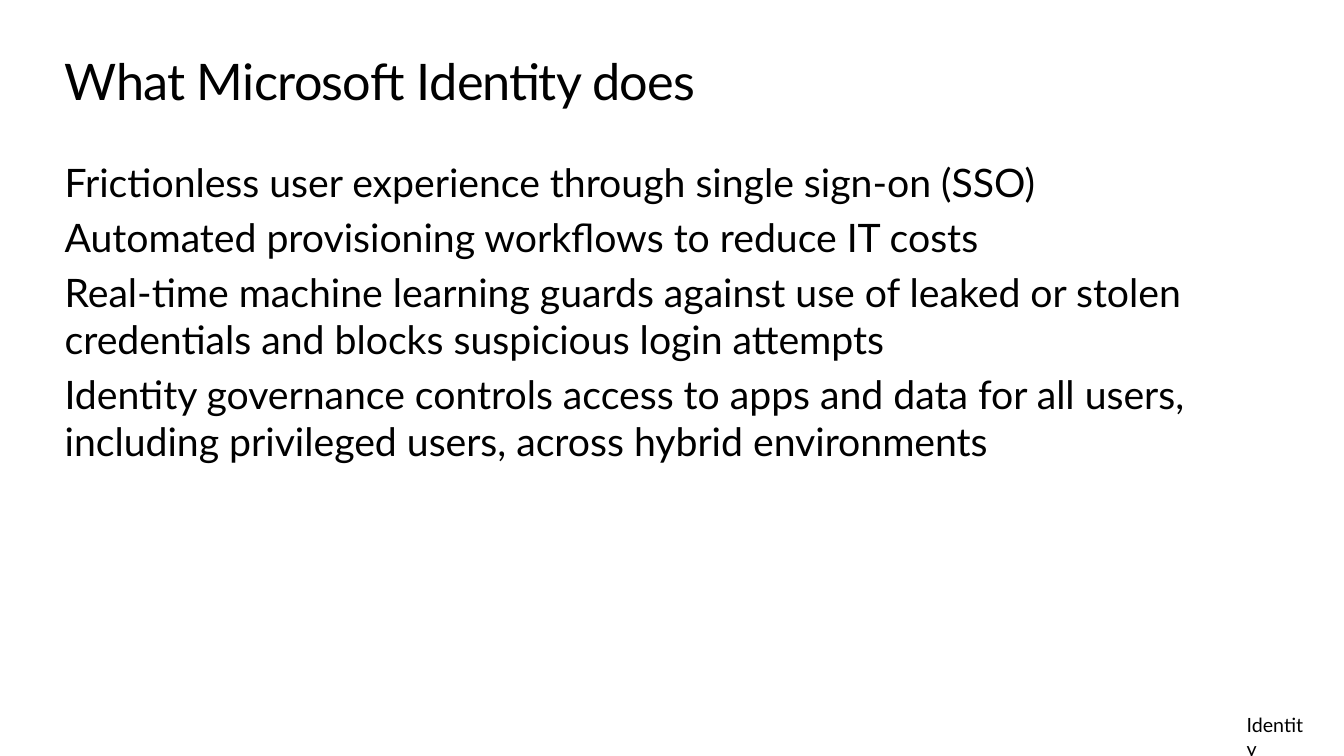
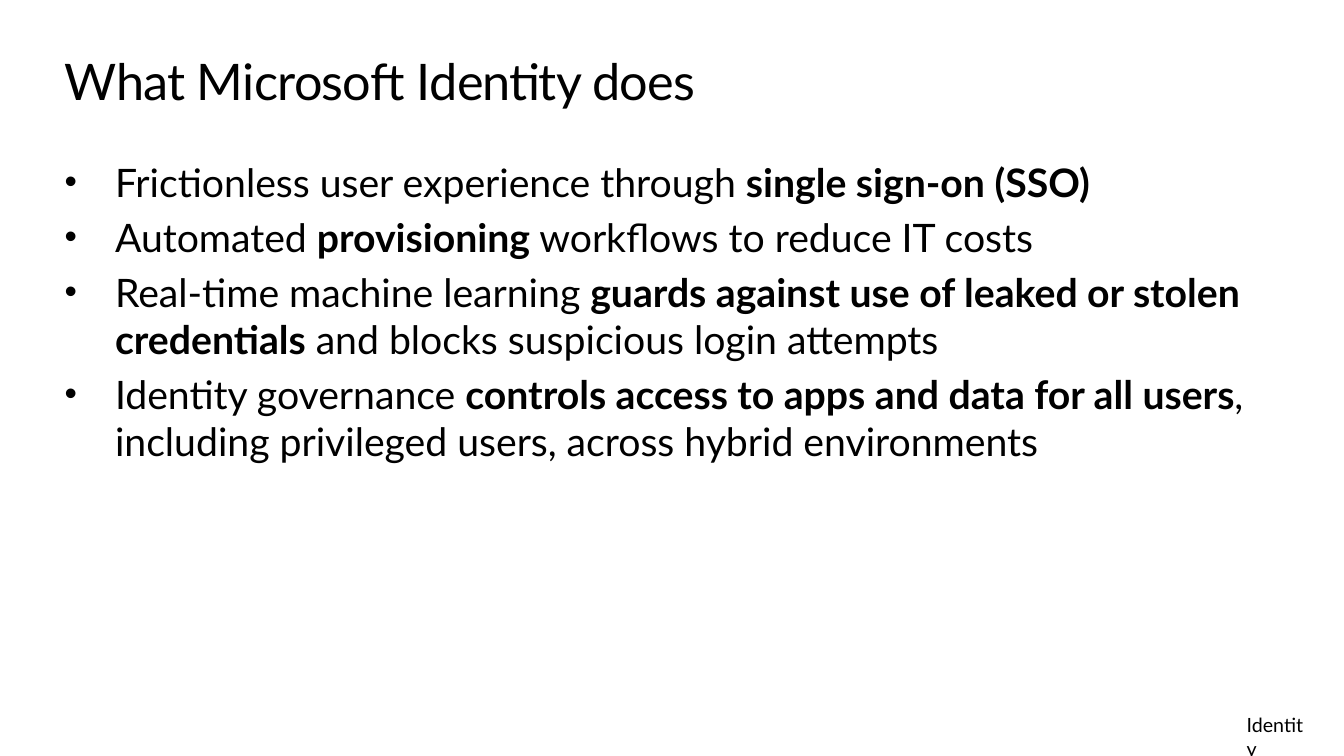
Before and after one commit to kylemar/LOB-Apps-for-IT-Pros, a slide deck: slide 5 of LOB apps for ITPros.pptx. Drawn at 1344x756 pixels with LibreOffice and Linux fonts; fonts in the diff are those of the drawing; background and template pictures are left out. Boxes give left, top, right and bottom in pixels: in the first picture for what was removed or moved away, otherwise in the second. Text is boxed around its words. In the diff, an @@ line names an element or a change of style, - is before the commit and + after.

```diff
--- a/LOB apps for ITPros.pptx
+++ b/LOB apps for ITPros.pptx
@@ text "Frictionless user experience through single ..." at [115,166,1244,463]: bold on in "single sign-on (SSO)", "provisioning", "guards against use of leaked or stolen ...", "controls access to apps and data for ..."; bullet none to • @@
```
Also in this commit, not shown: 22 other slides changed, 20 slides added, 2 slides removed, 1 other file.
